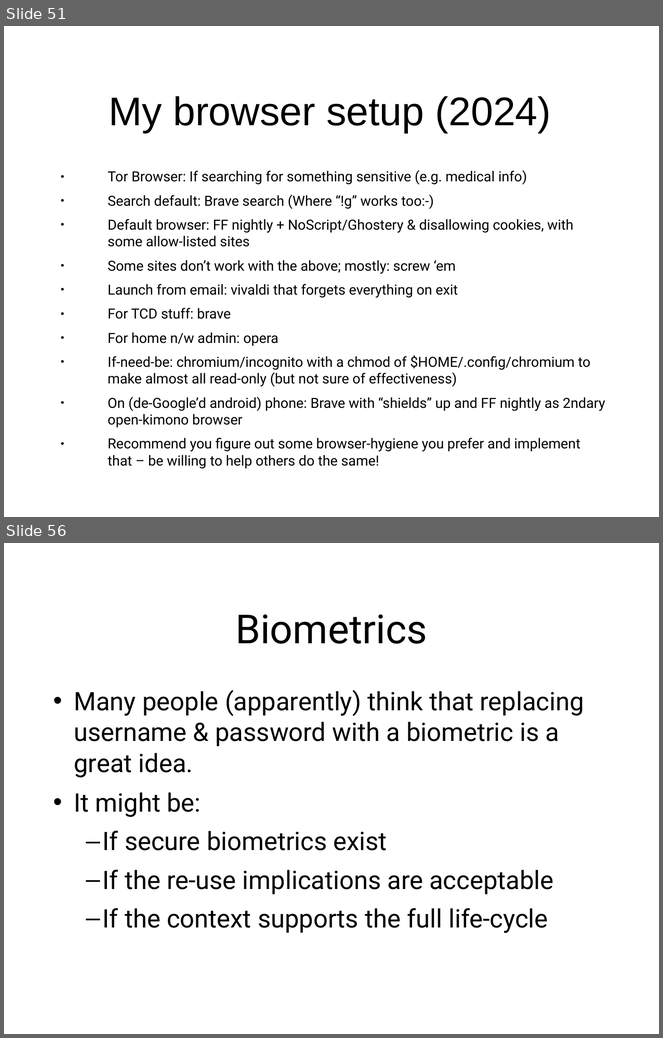
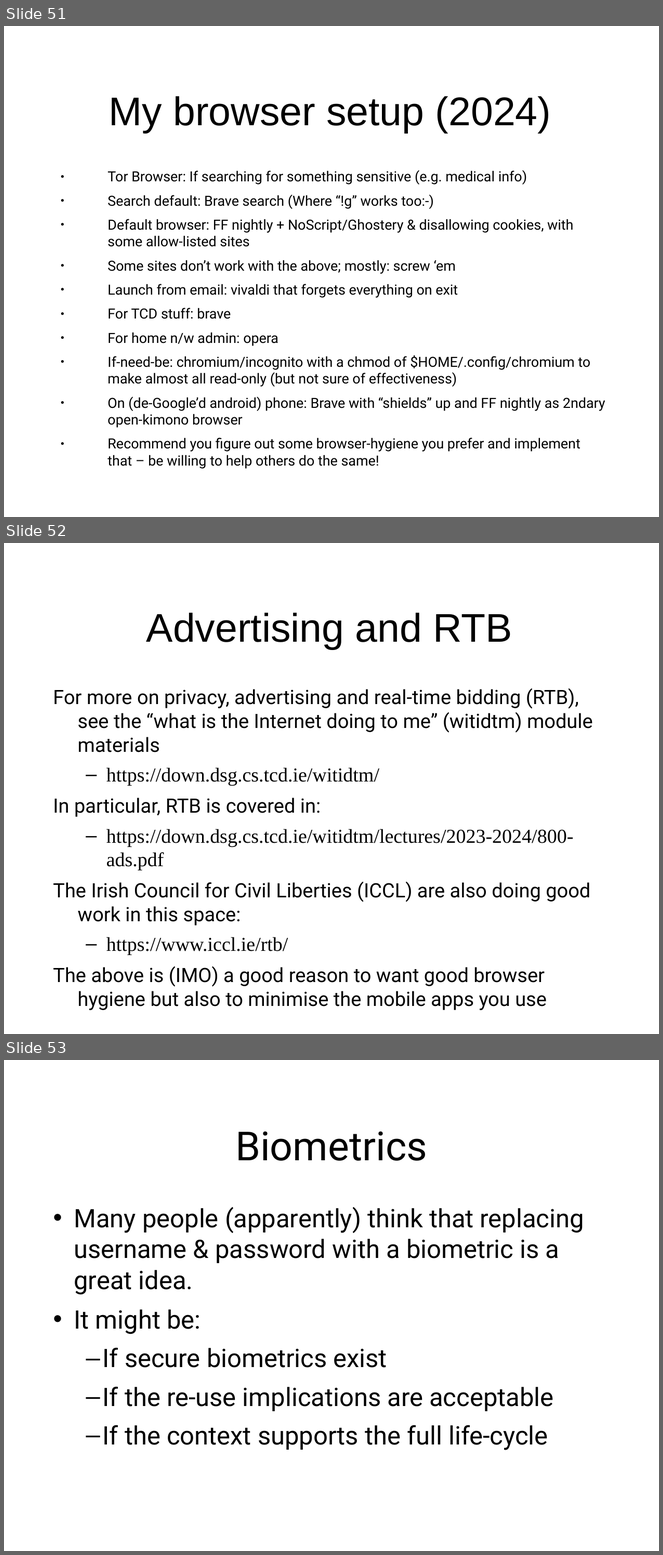
Before and after one commit to sftcd/cs7053, a slide deck: 2024lectures/02-concepts.odp. Shown one above the other, each under a label of ours: slides 51 and 56 before the commit, slides 51, 52 and 53 after it; the slides between them are not shown. The pictures are 663x1038 and 663x1555 pixels, drawn with LibreOffice and Linux fonts; fonts in the diff are those of the drawing. Boxes give left, top, right and bottom in pixels: in the first picture for what was removed or moved away, otherwise in the second. Text is boxed around its words. In the diff, an @@ line names an element or a change of style, - is before the commit and + after.

```diff
--- a/2024lectures/02-concepts.odp
+++ b/2024lectures/02-concepts.odp
@@ slide 52 added at (4,543,659,1034), background #FFFFFF @@
@@ title added at (146,613,513,649), 44 pt, text #000000 @@
+Advertising and RTB
@@ text added at (53,688,593,1010), 21.7 pt, text #000000 @@
+For more on privacy, advertising and real-time bidding (RTB), see the “what is the Internet doing to me” (witidtm) module materials
+  – https://down.dsg.cs.tcd.ie/witidtm/
+In particular, RTB is covered in:
+  – https://down.dsg.cs.tcd.ie/witidtm/lectures/2023-2024/800-ads.pdf
+The Irish Council for Civil Liberties (ICCL) are also doing good work in this space:
+  – https://www.iccl.ie/rtb/
+The above is (IMO) a good reason to want good browser hygiene but also to minimise the mobile apps you use
@@ what was slide 56 is now slide 53 @@
```
Also in this commit, not shown: 1 slide changed, 3 slides removed, 5 other files.
